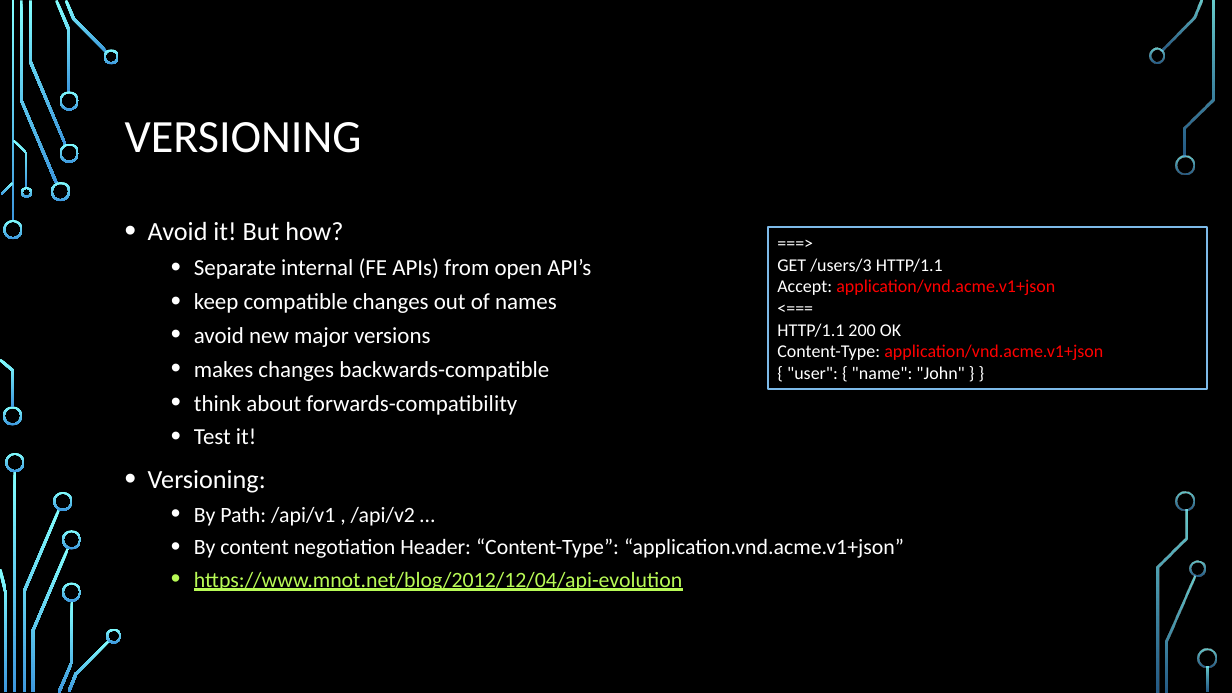
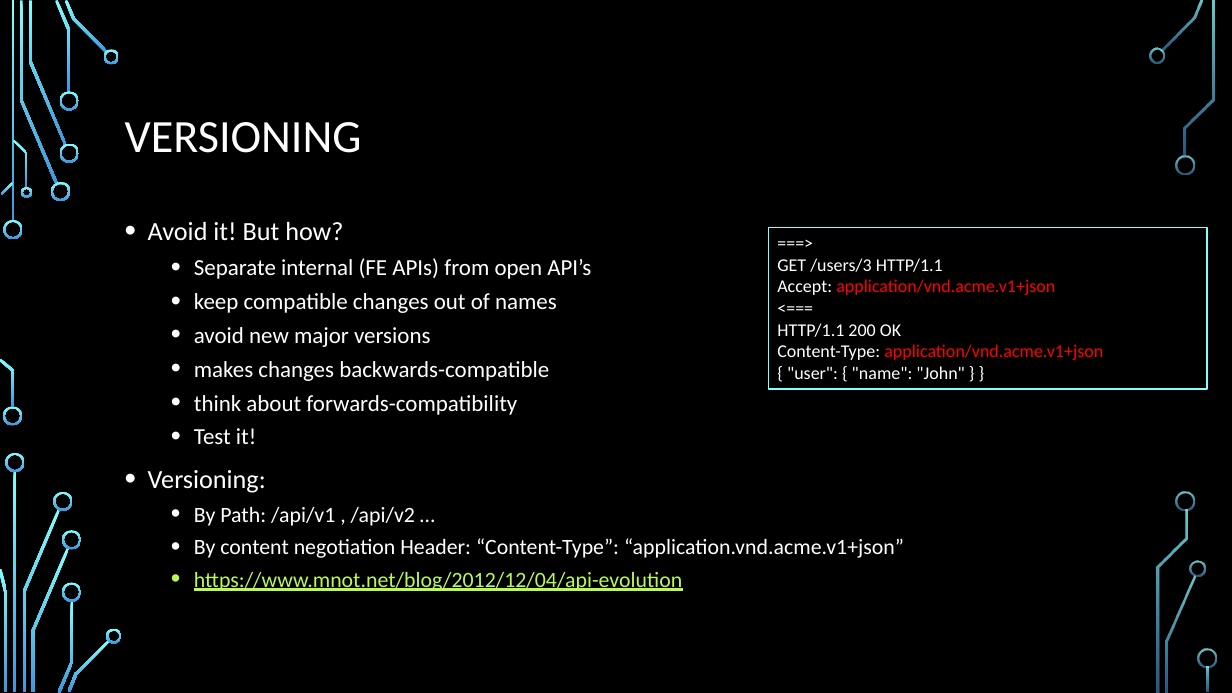
Before and after one commit to ollio/rest-quarkus-learning, a slide deck: slide 9 of docs/REST-presentation.pptx. Drawn at 1232x693 pixels with LibreOffice and Linux fonts; fonts in the diff are those of the drawing; background and template pictures are left out. Boxes give left, top, right and bottom in pixels: in the first picture for what was removed or moved away, otherwise in the second. Text is boxed around its words. In the diff, an @@ line names an element or a change of style, - is before the commit and + after.

```diff
--- a/docs/REST-presentation.pptx
+++ b/docs/REST-presentation.pptx
@@ rectangle "===>" at [768,227,1207,389]: outline #7DBAE9 1.75 pt to #82FFFF 1 pt @@
```
Also in this commit, not shown: 1 other slide changed, 2 slides added, 3 other files.
